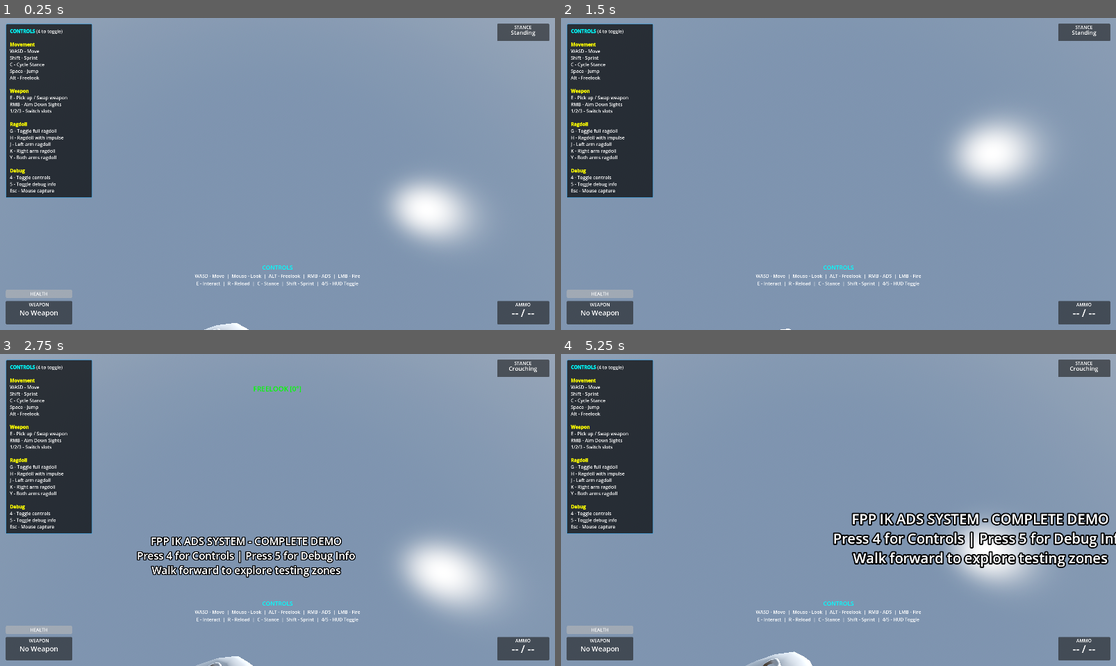
Above: before the commit, frames 1-4 (two rows, left to right).
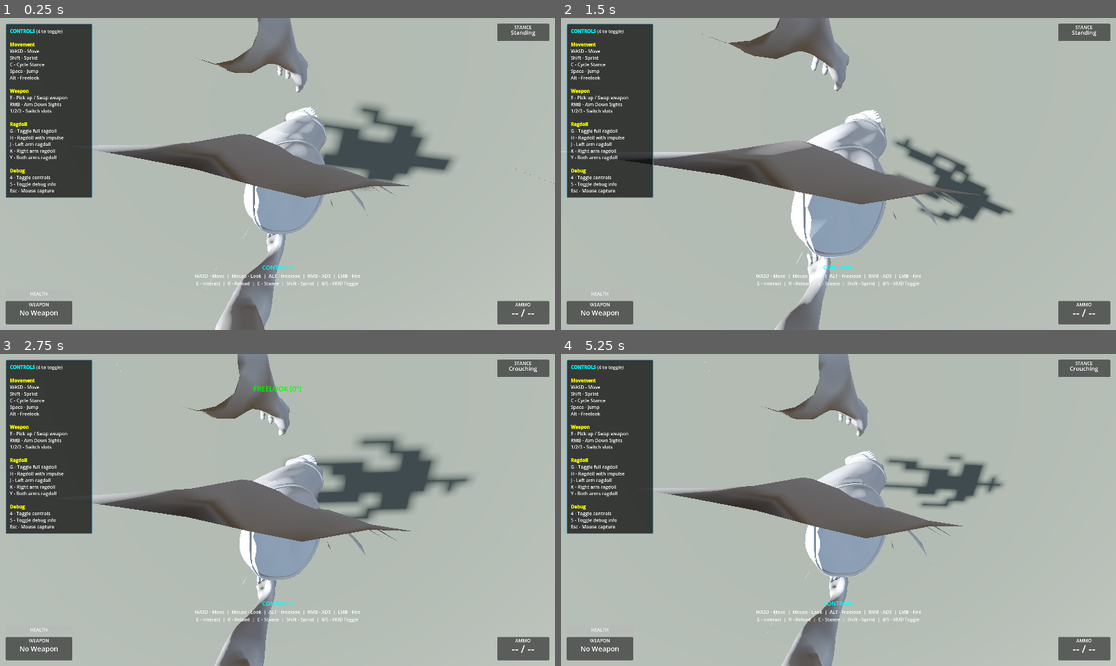
Above: after the commit, the same moments.

Repository: lmf-git/fpp-ik-ads
Game: Godot game, scene res://scenes/enhanced_demo.tscn
Same seed, same stepped clock (60 frames per second), same inputs: the game is played once before the commit and once after it.
Inputs (mouse positions are in pixels of both pictures, inside the frame that each line leads up to):
- Up to frame 1 (0.25 s): no input
- Up to frame 2 (1.5 s): tap Enter (ui_accept) at 0.5 s; move the mouse to (866, 174) at 0.52 s; hold Alt (freelook) 0.53-1.28 s; hold W (move_forward) from 0.53 s (still down); click (866, 174) at 0.67 s; tap Space (jump) at 0.77 s; move the mouse to (810, 174) at 1.27 s; right-click (810, 174) at 1.35 s
- Up to frame 3 (2.75 s): keep holding W (move_forward); tap Space (jump) at 1.52 s; tap Alt (freelook) at 1.55 s; move the mouse to (288, 503) at 2.02 s; hold Alt (freelook) from 2.03 s (still down); tap C (crouch) at 2.1 s
- Up to frame 4 (5.25 s): keep holding W (move_forward); move the mouse to (832, 516) at 2.77 s; release Alt (freelook) at 2.78 s; click (832, 516) at 2.85 s; tap Space (jump) at 3.02, 3.77, 4.52 s; tap Alt (freelook) at 3.05, 4.55 s; move the mouse to (877, 513) at 3.52 s; hold Alt (freelook) 3.53-4.28 s; move the mouse to (794, 506) at 4.27 s; tap E (interact) at 4.35 s; move the mouse to (844, 510) at 5.02 s; hold Shift (sprint) from 5.03 s (still down); click (844, 510) at 5.17 s

The runs differ from the first frame. In frame 1, 86% of the frame differs, in the area x 0-100%, y 0-100%; in frame 2, 85%; in frame 3, 86%; in frame 4, 86%.

Commit message:
Fix camera orientation and ragdoll legs
Addresses user feedback:
- "fps camera pointing at the sky not forward"
- "ragdoll legs still too stringy in ragdoll mode"

Camera orientation fix:
- In normal FPS mode, keep head bone at rest pose (IDENTITY rotation)
- Apply camera pitch directly to camera node as X rotation
- Add 180° Y rotation to camera to compensate for model's backward orientation
- Character model has Transform3D(-1,0,0, 0,1,0, 0,0,-1) which flips forward direction
- Camera now uses: rotation = Vector3(camera_x_rotation, PI, 0)
- This makes camera face forward correctly instead of pointing at sky
- In freelook/third-person, head bone still rotates for visual feedback

Ragdoll leg stiffness fix:
- Significantly reduced leg damping values to allow natural movement
- lower_leg: 3.0/4.0 → 1.5/2.0 (linear/angular)
- upper_leg: 3.5/4.5 → 1.5/2.0 (linear/angular)
- foot: 3.5/4.5 → 2.0/2.5 (linear/angular)
- Legs now have lowest damping of all body parts for realistic floppiness
- Should eliminate "stringy" stiff appearance during ragdoll

Files changed:
- scripts/components/camera_controller_component.gd: Camera rotation fix
- scripts/components/ragdoll_controller_refactored.gd: Leg damping reduction

Diff:
--- a/scripts/components/camera_controller_component.gd
+++ b/scripts/components/camera_controller_component.gd
@@ -168,14 +168,17 @@
 	if not skeleton or _head_bone_idx < 0:
 		return
 
-	# Always apply head rotation for visual feedback
+	# In normal FPS mode, keep head bone at rest (camera handles rotation)
+	if not is_freelooking and not is_third_person:
+		skeleton.set_bone_pose_rotation(_head_bone_idx, Quaternion.IDENTITY)
+		if _spine_bone_idx >= 0:
+			skeleton.set_bone_pose_rotation(_spine_bone_idx, Quaternion.IDENTITY)
+		return
+
+	# In freelook/third-person, apply head rotation for visual feedback
 	# Note: Character model is rotated 180° so bone axes are flipped
 	var head_pitch := -camera_x_rotation  # Inverted for 180° rotated model
 	var head_yaw := -freelook_offset  # Inverted for 180° rotated model
-
-	# In normal FPS mode, no yaw offset (body follows camera)
-	if not is_freelooking and not is_third_person:
-		head_yaw = 0.0
 
 	# Apply neck limits
 	head_pitch = clampf(
@@ -215,9 +218,9 @@
 			third_person_camera.current = false
 			fps_camera.current = true
 
-		# In FPS mode, head bone handles all rotation - camera stays at local zero
-		# This allows the camera to follow the head bone naturally
-		fps_camera.rotation = Vector3.ZERO
+		# In FPS mode, camera handles pitch, 180° Y to compensate for model rotation
+		# Character model is rotated 180° so camera needs to face forward
+		fps_camera.rotation = Vector3(camera_x_rotation, PI, 0)
 
 ## Update ADS (Aim Down Sights) FOV
 func update_ads(delta: float, is_aiming: bool) -> void:
--- a/scripts/components/ragdoll_controller_refactored.gd
+++ b/scripts/components/ragdoll_controller_refactored.gd
@@ -46,8 +46,8 @@
 	},
 	&"lower_leg": {
 		"type": PhysicalBone3D.JOINT_TYPE_6DOF,
-		"linear_damp": 3.0,
-		"angular_damp": 4.0,
+		"linear_damp": 1.5,
+		"angular_damp": 2.0,
 		"linear_limit": 0.0,
 		"angular_limits": {"x": [120, 0], "y": [5, -5], "z": [5, -5]},
 		"softness": {"x": 0.0, "y": 0.0, "z": 0.0}
@@ -86,8 +86,8 @@
 	},
 	&"upper_leg": {
 		"type": PhysicalBone3D.JOINT_TYPE_6DOF,
-		"linear_damp": 3.5,
-		"angular_damp": 4.5,
+		"linear_damp": 1.5,
+		"angular_damp": 2.0,
 		"linear_limit": 0.0,
 		"angular_limits": {"x": [70, -20], "y": [25, -25], "z": [15, -15]},
 		"softness": {"x": 0.0, "y": 0.0, "z": 0.0}
@@ -102,8 +102,8 @@
 	},
 	&"foot": {
 		"type": PhysicalBone3D.JOINT_TYPE_6DOF,
-		"linear_damp": 3.5,
-		"angular_damp": 4.5,
+		"linear_damp": 2.0,
+		"angular_damp": 2.5,
 		"linear_limit": 0.0,
 		"angular_limits": {"x": [15, -30], "y": [10, -10], "z": [10, -10]},
 		"softness": {"x": 0.0, "y": 0.0, "z": 0.0}
